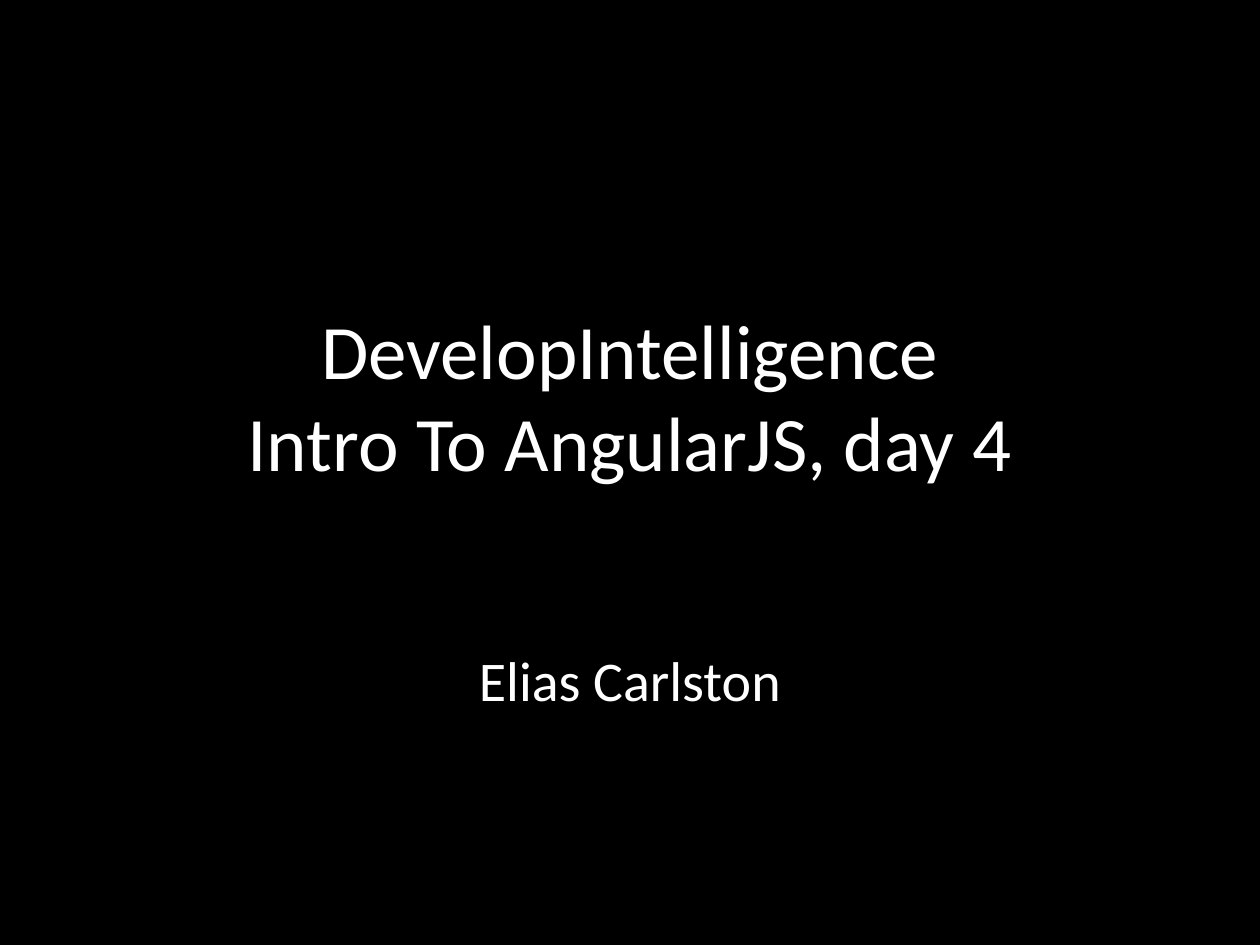
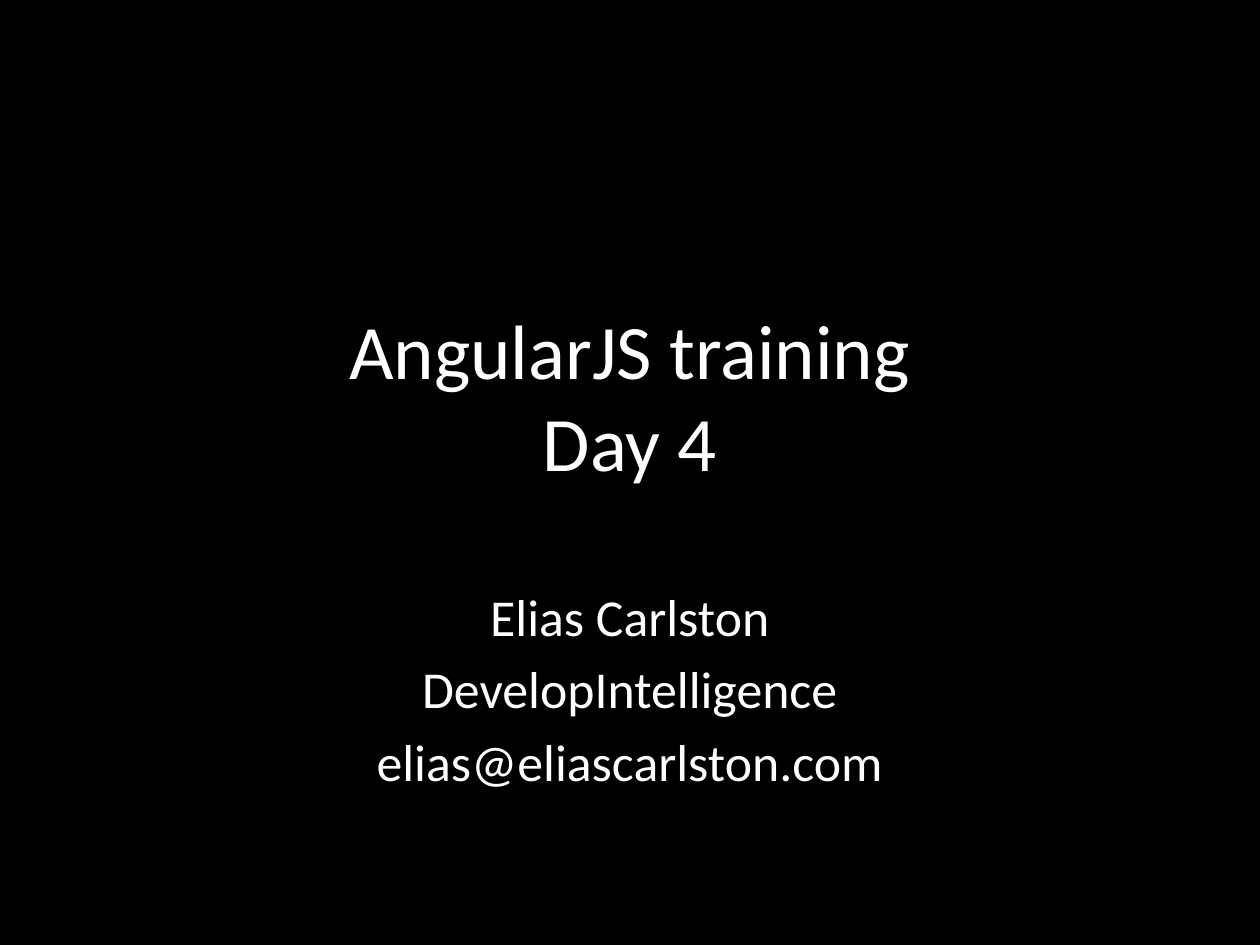
Before and after one commit to eliasjames/training-angular, a slide deck: slide 1 of slides/Angular Slides Day 4.pptx. Drawn at 1260x945 pixels with LibreOffice and Linux fonts; fonts in the diff are those of the drawing. Boxes give left, top, right and bottom in pixels: in the first picture for what was removed or moved away, otherwise in the second. Text is boxed around its words. In the diff, an @@ line names an element or a change of style, - is before the commit and + after.

```diff
--- a/slides/Angular Slides Day 4.pptx
+++ b/slides/Angular Slides Day 4.pptx
@@ title at bbox=[349, 325, 909, 484]: text changed @@
-DevelopIntelligence
-Intro To AngularJS, day 4
+AngularJS training
+Day 4
@@ subtitle "Elias Carlston": place and size @@
-subtitle "Elias Carlston" at bbox=[479, 662, 780, 702]
+subtitle "Elias Carlston" at bbox=[377, 600, 883, 787]
@@ subtitle at bbox=[490, 600, 769, 637]: size 32 to 29.6 pt in "Elias Carlston" @@
@@ subtitle at bbox=[377, 672, 883, 787]: paragraphs added @@
+DevelopIntelligence
+elias@eliascarlston.com
```
Also in this commit, not shown: 6 other slides changed, 12 slides added, 3 slides removed, 1 other file.
